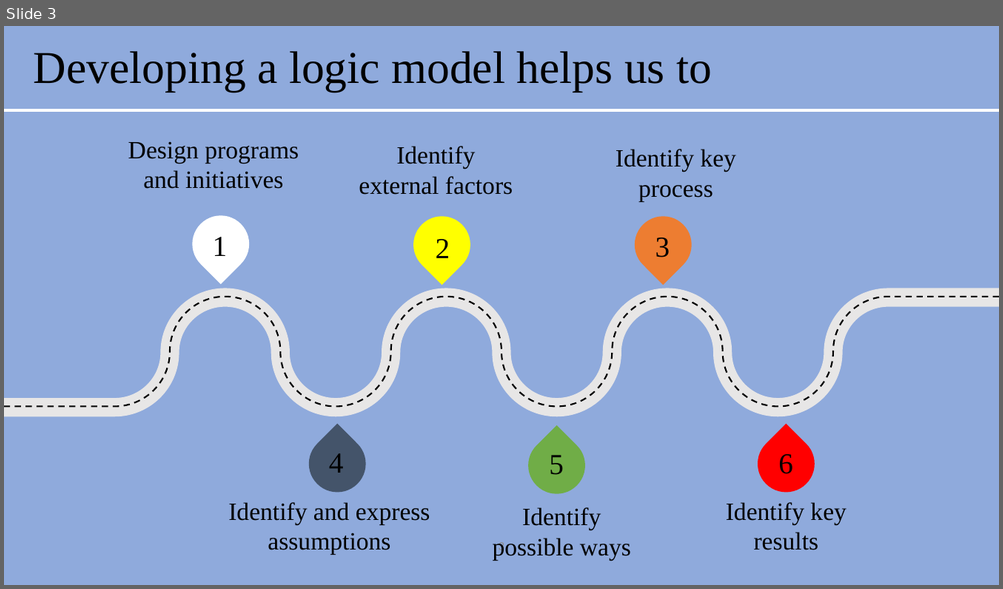
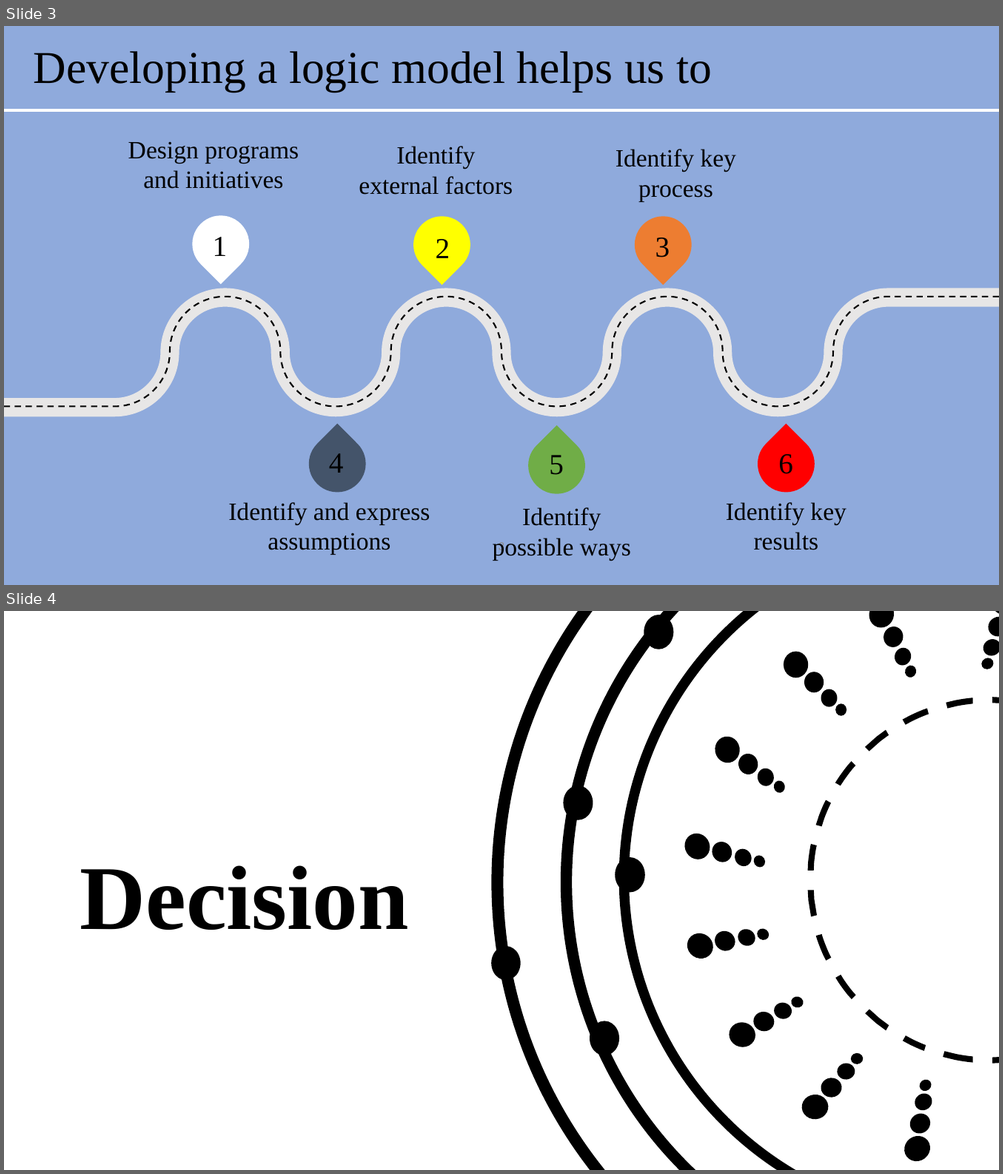
Before and after one commit to tamanghawana0815/SAD-ppt, a slide deck: Presentation.pptx. Shown one above the other, each under a label of ours: slide 3 before the commit, slides 3 and 4 after it. The pictures are 1003x589 and 1003x1174 pixels, drawn with LibreOffice and Linux fonts; fonts in the diff are those of the drawing. Boxes give left, top, right and bottom in pixels: in the first picture for what was removed or moved away, otherwise in the second. Text is boxed around its words. In the diff, an @@ line names an element or a change of style, - is before the commit and + after.

```diff
--- a/Presentation.pptx
+++ b/Presentation.pptx
@@ slide 4 added at [4, 611, 999, 1170], background #FFFFFF @@
@@ donut added at [491, 611, 999, 1170], fill #000000 @@
@@ donut added at [619, 611, 999, 1170], fill #000000 @@
@@ group added at [560, 611, 999, 1170]: 3 ellipses, 1 donut @@
@@ group added at [670, 611, 999, 1170]: 36 ellipses, 1 donut @@
@@ freeform shape added at [808, 697, 999, 1064], fill #000000 @@
@@ text added at [80, 866, 409, 931], 88 pt, text #000000, bold @@
+Decision
@@ ellipse added at [615, 857, 645, 892], fill #000000 @@
@@ ellipse added at [491, 947, 521, 981], fill #000000 @@
```
Also in this commit, not shown: 1 slide changed, 2 other slides added, 1 slide removed.
